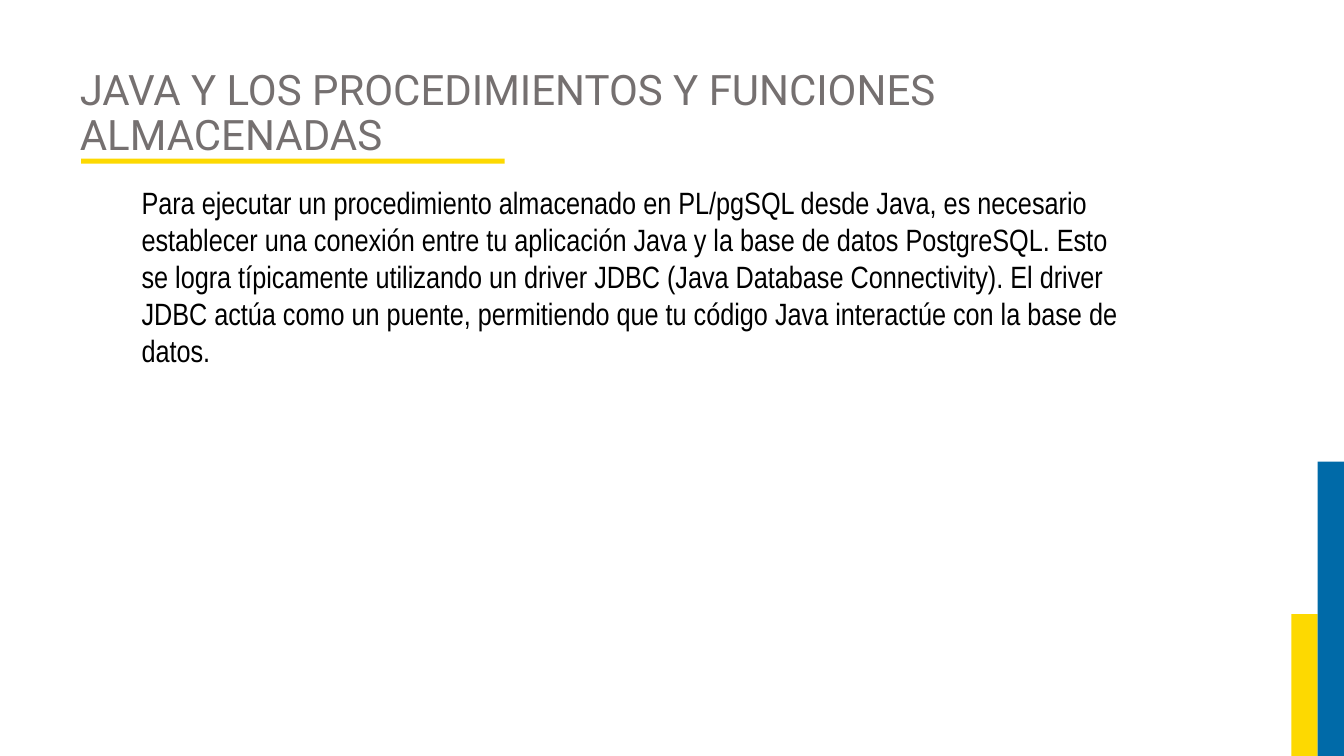
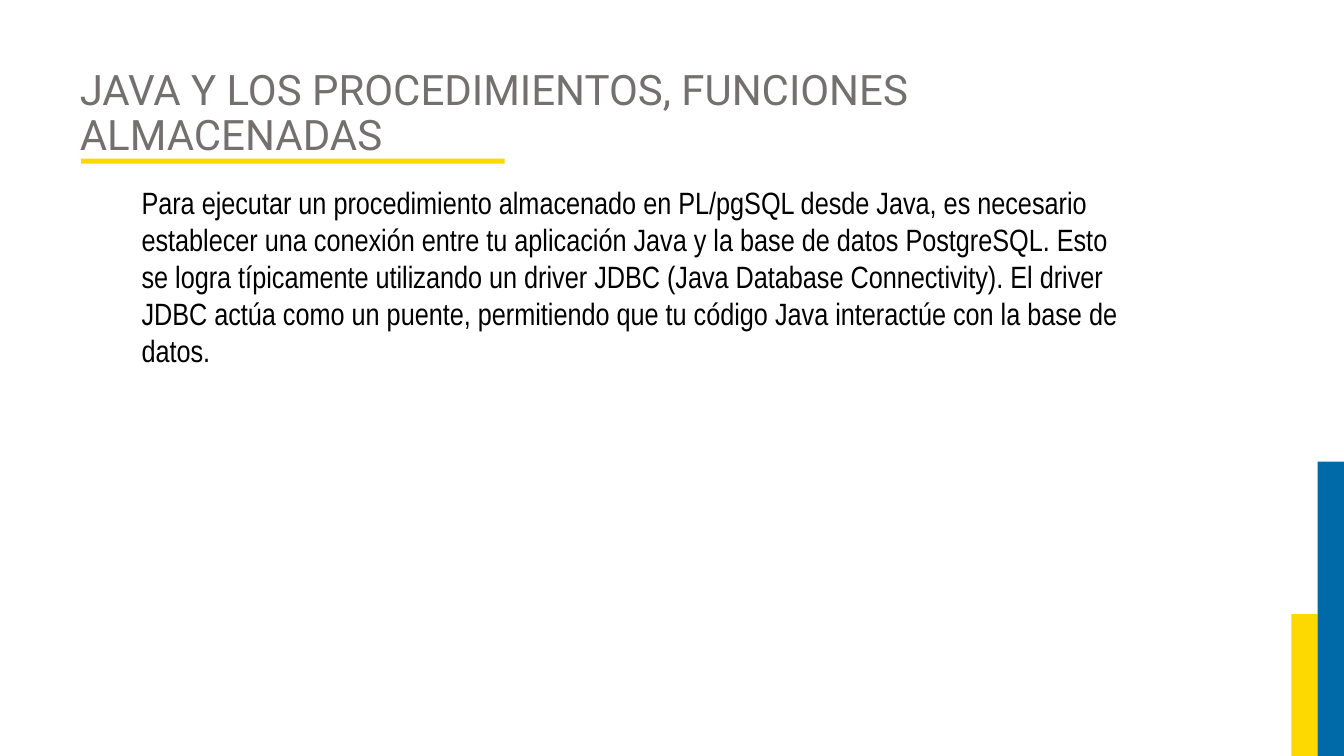
Before and after one commit to JorgeAlejandroAguirreGutierrez/proyecto-luis, a slide deck: slide 81 of Curso Base de Datos 2/DIAPOSITIVAS BASES DE DATOS 2.pptx. Drawn at 1344x756 pixels with LibreOffice and Linux fonts; fonts in the diff are those of the drawing; background and template pictures are left out. Boxes give left, top, right and bottom in pixels: in the first picture for what was removed or moved away, otherwise in the second. Text is boxed around its words. In the diff, an @@ line names an element or a change of style, - is before the commit and + after.

```diff
--- a/Curso Base de Datos 2/DIAPOSITIVAS BASES DE DATOS 2.pptx
+++ b/Curso Base de Datos 2/DIAPOSITIVAS BASES DE DATOS 2.pptx
@@ title at (80,75,908,160): text changed @@
-JAVA Y LOS PROCEDIMIENTOS Y FUNCIONES ALMACENADAS
+JAVA Y LOS PROCEDIMIENTOS, FUNCIONES ALMACENADAS
```
Also in this commit, not shown: 19 other slides changed, 44 slides added, 20 slides removed, 13 other files.
